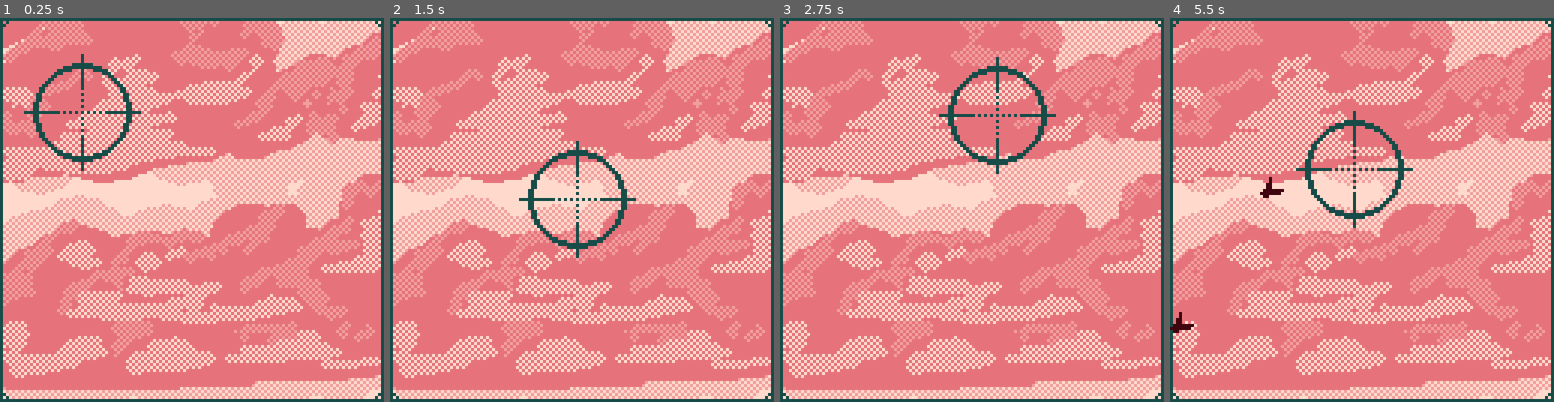
Above: before the commit, frames 1-4 (left to right).
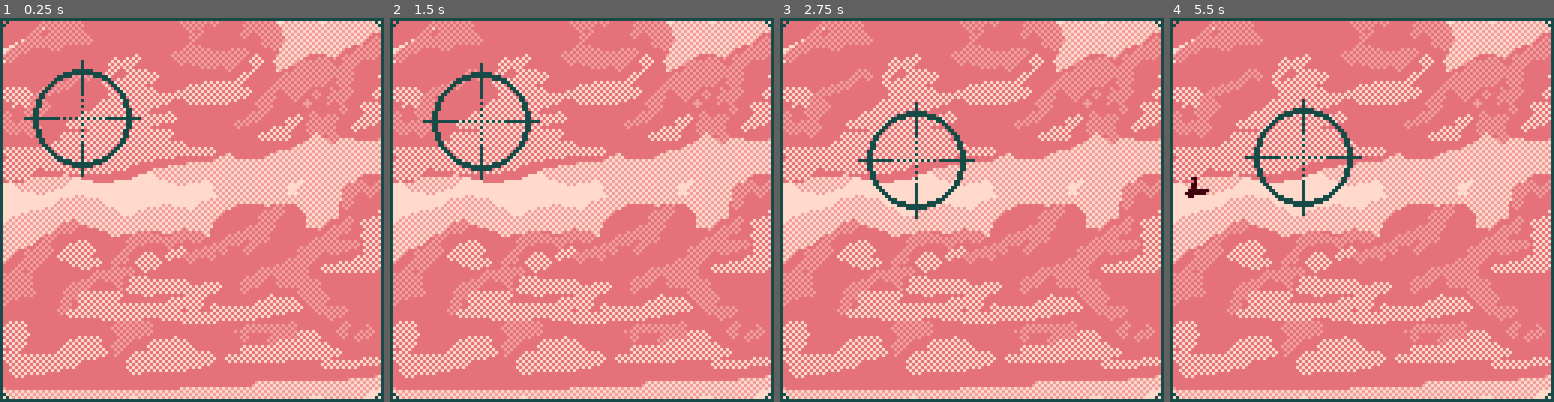
Above: after the commit, the same moments.

Repository: BurntRobot/Every-bird-is-fed-with-its-beak
Game: Godot game, scene res://Shooting/Shooting.tscn
The game is run twice, just before and just after one commit, with the same random seed, the same clock (stepped at 60 frames per second) and the same inputs.
Inputs (mouse positions are in pixels of both pictures, inside the frame that each line leads up to):
- Up to frame 1 (0.25 s): no input
- Up to frame 2 (1.5 s): move the mouse to (666, 190) at 0.52 s; click (666, 190) at 0.6 s; move the mouse to (505, 229) at 1.27 s; click (505, 229) at 1.35 s
- Up to frame 3 (2.75 s): move the mouse to (1010, 125) at 2.02 s; click (1010, 125) at 2.1 s
- Up to frame 4 (5.5 s): move the mouse to (1342, 286) at 2.77 s; click (1342, 286) at 2.85 s; move the mouse to (1477, 267) at 3.52 s; click (1477, 267) at 3.6 s; move the mouse to (1246, 152) at 4.27 s; click (1246, 152) at 4.35 s; move the mouse to (1381, 210) at 5.02 s; click (1381, 210) at 5.1 s

The runs differ from the first frame. In frame 1, 1.8% of the frame differs, in the area x 6-37%, y 9-42%; in frame 2, 2.7%; in frame 3, 2.6%; in frame 4, 3.0%, in the area x 0-64%, y 21-83%.

Commit message:
Adding music, sounds and duck death.

Diff:
--- a/Shooting/Duck.gd
+++ b/Shooting/Duck.gd
@@ -6,12 +6,16 @@
 
 var _sign = 1
 var motion = Vector2()
+var alive = true
 
 func _ready():
 	$AnimationPlayer.play("flying")
 
 func _physics_process(delta):
-	motion.x += (speed / 13)
+	if alive:
+		motion.x += (speed / 13)
+	else:
+		motion.y += gravity
 	motion = move_and_slide(motion)
 
 func _on_Timer_timeout():
@@ -21,4 +25,8 @@
 	else:
 		_sign = 1
 	motion.y = floating_y * _sign
-	motion = move_and_slide(motion)
+
+func die():
+	$CPUParticles2D.emitting = true
+	$AnimationPlayer.play("death")
+	alive = false
--- a/Shooting/Duck.tscn
+++ b/Shooting/Duck.tscn
@@ -1,7 +1,36 @@
-[gd_scene load_steps=5 format=2]
+[gd_scene load_steps=7 format=2]
 
 [ext_resource path="res://Shooting/Duck.gd" type="Script" id=1]
 [ext_resource path="res://Shooting/Duck.png" type="Texture" id=2]
+[ext_resource path="res://Shooting/duck.ogg" type="AudioStream" id=3]
+
+[sub_resource type="Animation" id=3]
+resource_name = "death"
+length = 4.0
+tracks/0/type = "value"
+tracks/0/path = NodePath("Sprite:rotation_degrees")
+tracks/0/interp = 1
+tracks/0/loop_wrap = true
+tracks/0/imported = false
+tracks/0/enabled = true
+tracks/0/keys = {
+"times": PoolRealArray( 0, 0.3, 1.3, 4 ),
+"transitions": PoolRealArray( 1, 1, 1, 1 ),
+"update": 0,
+"values": [ 0.0, -30.0, 75.0, 75.0 ]
+}
+tracks/1/type = "value"
+tracks/1/path = NodePath("Sprite:frame")
+tracks/1/interp = 1
+tracks/1/loop_wrap = true
+tracks/1/imported = false
+tracks/1/enabled = true
+tracks/1/keys = {
+"times": PoolRealArray( 0 ),
+"transitions": PoolRealArray( 1 ),
+"update": 1,
+"values": [ 1 ]
+}
 
 [sub_resource type="Animation" id=1]
 resource_name = "flying"
@@ -40,11 +69,13 @@
 script = ExtResource( 1 )
 
 [node name="Sprite" type="Sprite" parent="."]
+rotation = -0.0826305
 texture = ExtResource( 2 )
 hframes = 3
-frame = 2
+frame = 1
 
 [node name="AnimationPlayer" type="AnimationPlayer" parent="."]
+anims/death = SubResource( 3 )
 anims/flying = SubResource( 1 )
 
 [node name="CollisionShape2D" type="CollisionShape2D" parent="."]
@@ -53,4 +84,15 @@
 
 [node name="Timer" type="Timer" parent="."]
 wait_time = 0.2
+
+[node name="AudioStreamPlayer" type="AudioStreamPlayer" parent="."]
+stream = ExtResource( 3 )
+
+[node name="CPUParticles2D" type="CPUParticles2D" parent="."]
+emitting = false
+one_shot = true
+emission_shape = 1
+emission_sphere_radius = 1.0
+gravity = Vector2( 0, 10 )
+color = Color( 0.501961, 0.12549, 0.25098, 1 )
 [connection signal="timeout" from="Timer" to="." method="_on_Timer_timeout"]
--- a/Shooting/PlayerScope.gd
+++ b/Shooting/PlayerScope.gd
@@ -2,6 +2,7 @@
 
 var movement = Vector2()
 var speed = 3
+var on_cooldown = false
 
 
 func _ready():
@@ -9,14 +10,21 @@
 	$AnimationPlayer.play("idle")
 
 func _process(delta):
-	if Input.is_action_just_pressed("shoot"):
-		$AnimationPlayer.play("shoot")
-	else:
-		if not $AnimationPlayer.is_playing():
-			$AnimationPlayer.play("idle")
-		var _mouse = get_local_mouse_position().round()
-		movement = _mouse
-		movement = move_and_slide(movement * speed)
+	if not on_cooldown:
+		if Input.is_action_just_pressed("shoot"):
+			$AnimationPlayer.play("shoot")
+			$AudioStreamPlayer2D.play()
+			on_cooldown = true
+			$CooldownTimer.start()
+		else:
+			if not $AnimationPlayer.is_playing():
+				$AnimationPlayer.play("idle")
+			var _mouse = get_local_mouse_position().round()
+			movement = _mouse
+			movement = move_and_slide(movement * speed)
 
 func _on_Area2D_body_entered(body):
-	body.free()
+	body.die()
+
+func _on_CooldownTimer_timeout():
+	on_cooldown = false
--- a/Shooting/PlayerScope.tscn
+++ b/Shooting/PlayerScope.tscn
@@ -1,7 +1,8 @@
-[gd_scene load_steps=6 format=2]
+[gd_scene load_steps=7 format=2]
 
 [ext_resource path="res://Shooting/PlayerScope.gd" type="Script" id=1]
 [ext_resource path="res://Shooting/Scope.png" type="Texture" id=2]
+[ext_resource path="res://Shooting/rifle.wav" type="AudioStream" id=3]
 
 [sub_resource type="CircleShape2D" id=1]
 radius = 2.0
@@ -77,4 +78,12 @@
 [node name="CollisionShape2D" type="CollisionShape2D" parent="Area2D"]
 shape = SubResource( 1 )
 disabled = true
+
+[node name="AudioStreamPlayer2D" type="AudioStreamPlayer" parent="."]
+stream = ExtResource( 3 )
+volume_db = -15.0
+pitch_scale = 0.9
+
+[node name="CooldownTimer" type="Timer" parent="."]
 [connection signal="body_entered" from="Area2D" to="." method="_on_Area2D_body_entered"]
+[connection signal="timeout" from="CooldownTimer" to="." method="_on_CooldownTimer_timeout"]
--- a/Shooting/Shooting.gd
+++ b/Shooting/Shooting.gd
@@ -1,5 +1,5 @@
 extends Node
 
 func _ready():
-	OS.window_size = Vector2(1024, 1024)
+	OS.window_size = Vector2(800, 800)
 	OS.window_position = Vector2(250, 100)
--- a/Shooting/Shooting.tscn
+++ b/Shooting/Shooting.tscn
@@ -1,11 +1,13 @@
-[gd_scene load_steps=7 format=2]
+[gd_scene load_steps=9 format=2]
 
 [ext_resource path="res://Shooting/Shooting.gd" type="Script" id=1]
 [ext_resource path="res://Shooting/Background.png" type="Texture" id=2]
-[ext_resource path="res://Shooting/Frame.png" type="Texture" id=3]
-[ext_resource path="res://Shooting/PlayerScope.tscn" type="PackedScene" id=4]
-[ext_resource path="res://Shooting/Spawner.tscn" type="PackedScene" id=5]
+[ext_resource path="res://Shooting/Spawner.tscn" type="PackedScene" id=3]
+[ext_resource path="res://Shooting/Frame.png" type="Texture" id=4]
+[ext_resource path="res://Shooting/PlayerScope.tscn" type="PackedScene" id=5]
 [ext_resource path="res://Shooting/DeadZone.tscn" type="PackedScene" id=6]
+[ext_resource path="res://Shooting/forest_ambient.ogg" type="AudioStream" id=7]
+[ext_resource path="res://Shooting/Harp.ogg" type="AudioStream" id=8]
 
 [node name="Shooting" type="Node"]
 script = ExtResource( 1 )
@@ -14,23 +16,36 @@
 texture = ExtResource( 2 )
 centered = false
 
+[node name="spawners" type="Node2D" parent="."]
+
+[node name="Spawner" parent="spawners" instance=ExtResource( 3 )]
+position = Vector2( -17.7993, 13.3905 )
+
+[node name="Spawner2" parent="spawners" instance=ExtResource( 3 )]
+position = Vector2( -38.233, 95.4657 )
+
+[node name="Spawner3" parent="spawners" instance=ExtResource( 3 )]
+position = Vector2( -69.2241, 49.8305 )
+
 [node name="Frame" type="TextureRect" parent="."]
 anchor_right = 1.0
 anchor_bottom = 1.0
-texture = ExtResource( 3 )
+texture = ExtResource( 4 )
 
-[node name="PlayerScope" parent="." instance=ExtResource( 4 )]
+[node name="PlayerScope" parent="." instance=ExtResource( 5 )]
 position = Vector2( 59, 46 )
 
-[node name="spawners" type="Node2D" parent="."]
+[node name="DeadZone" parent="." instance=ExtResource( 6 )]
 
-[node name="Spawner" parent="spawners" instance=ExtResource( 5 )]
-position = Vector2( -17.7993, 13.3905 )
+[node name="Ambient" type="AudioStreamPlayer" parent="."]
+stream = ExtResource( 7 )
+volume_db = -20.0
+autoplay = true
 
-[node name="Spawner2" parent="spawners" instance=ExtResource( 5 )]
-position = Vector2( -38.233, 95.4657 )
+[node name="Music" type="AudioStreamPlayer" parent="."]
+stream = ExtResource( 8 )
+autoplay = true
 
-[node name="Spawner3" parent="spawners" instance=ExtResource( 5 )]
-position = Vector2( -69.2241, 49.8305 )
-
-[node name="DeadZone" parent="." instance=ExtResource( 6 )]
+[node name="DeadZone2" parent="." instance=ExtResource( 6 )]
+position = Vector2( 141.673, 56.1931 )
+rotation = 1.57127
--- a/Shooting/Spawner.tscn
+++ b/Shooting/Spawner.tscn
@@ -7,6 +7,6 @@
 script = ExtResource( 1 )
 
 [node name="SpawnTimer" type="Timer" parent="."]
-wait_time = 2.0
+wait_time = 3.0
 autostart = true
 [connection signal="timeout" from="SpawnTimer" to="." method="_on_SpawnTimer_timeout"]
--- a/project.godot
+++ b/project.godot
@@ -23,7 +23,6 @@
 
 window/size/width=128
 window/size/height=128
-window/size/fullscreen=true
 window/stretch/mode="viewport"
 window/stretch/aspect="keep"
 
@@ -37,6 +36,5 @@
 
 [rendering]
 
-quality/driver/driver_name="GLES2"
 environment/default_clear_color=Color( 1, 0.854902, 0.8, 1 )
 environment/default_environment="res://default_env.tres"
Not shown, added: Shooting/Harp.ogg.import
Not shown, added: Shooting/duck.ogg.import
Not shown, added: Shooting/forest_ambient.ogg.import
Not shown, added: Shooting/medieval.ogg.import
Not shown, added: Shooting/rifle.wav.import
Not shown, added: Shooting/Harp.ogg
Not shown, added: Shooting/duck.ogg
Not shown, added: Shooting/forest_ambient.ogg
Not shown, added: Shooting/medieval.ogg
Not shown, added: Shooting/rifle.wav
